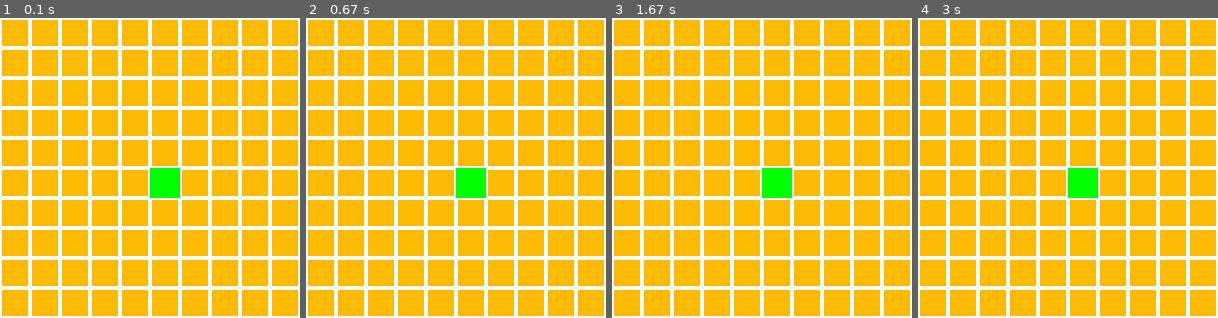
Above: before the commit, frames 1-4 (left to right).
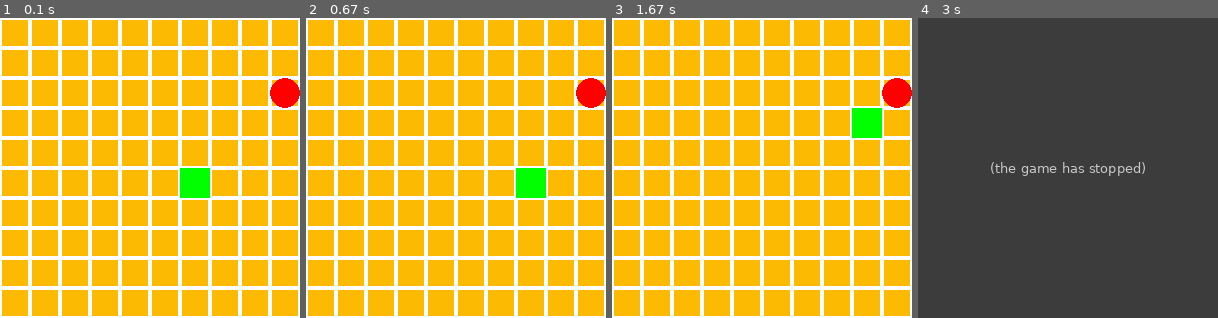
Above: after the commit, the same moments.

Repository: olesia-kuzina/PyGame_project
Game: pygame game, started from main.py
Same seed, same stepped clock (60 frames per second), same inputs: the game is played once before the commit and once after it.
Inputs:
- Up to frame 1 (0.1 s): no input
- Up to frame 2 (0.67 s): hold Right from 0.33 s (still down)
- Up to frame 3 (1.67 s): release Right at 0.8 s; hold Up 0.83-1.33 s; hold Right from 1.37 s (still down)
- Up to frame 4 (3 s): release Right at 2.1 s

The runs differ from the first frame. In frame 1, 2.8% of the frame differs, in the area x 50-100%, y 20-60%; in frame 2, 2.8%; in frame 3, 2.8%; in frame 4, 100%, in the area x 0-100%, y 0-100%.
After the commit the program exited at 2.33 s; later frames show no game.

Commit message:
движение и увеличение змейки, генерация яблолчек

Diff:
--- a/main.py
+++ b/main.py
@@ -1,4 +1,5 @@
 import pygame
+import random
 
 
 class Board:
@@ -28,6 +29,47 @@
             pygame.draw.rect(screen, self.color, (i[0] * self.cell_size, i[1] * self.cell_size, self.cell_size,
                                                   self.cell_size))
 
+    def move(self):
+        x_head, y_head = self.body[0]
+        x_direction, y_direction = self.direction
+        new_head = (x_head + x_direction, y_head + y_direction)
+        self.body.insert(0, new_head)
+        self.body.pop()
+
+    def new_direction(self, new_dir):
+        if (self.direction[0] + new_dir[0] != 0) or (self.direction[1] + new_dir[1] != 0):
+            self.direction = new_dir
+
+    def check_collision(self, width: int, height: int):
+        if not (0 <= self.body[0][0] < width and 0 <= self.body[0][-1] < height):
+            return True
+        elif self.body[0] in self.body[1:]:
+            return True
+        return False
+
+    def grow(self):
+        self.body.append(self.body[-1])
+
+
+class Apple:
+    def __init__(self, grid_width: int, grid_height: int, cell_size: int, body_snake: list):
+        self.grid_width = grid_width
+        self.grid_height = grid_height
+        self.cell_size = cell_size
+        self.position = self.generate_position(body_snake)
+
+    def generate_position(self, body_snake: list):
+        while True:
+            x = random.randint(0, self.grid_width - 1)
+            y = random.randint(0, self.grid_height - 1)
+            if (x, y) not in body_snake:
+                return x, y
+
+    def render(self, screen):
+        pygame.draw.circle(screen, 'red', (self.position[0] * self.cell_size + self.cell_size // 2,
+                                           self.position[1] * self.cell_size + self.cell_size // 2),
+                           self.cell_size // 2)
+
 
 def main():
     pygame.init()
@@ -39,18 +81,38 @@
     screen = pygame.display.set_mode((screen_width, screen_height))
     pygame.display.set_caption("Snake")
     clock = pygame.time.Clock()
-    fps = 30
+    fps = 3
     board = Board(height=grid_height, width=grid_width, cell_size=cell_size)
     snake = Snake(cell_size=cell_size)
+    apple = Apple(grid_width, grid_height, cell_size, snake.body)
     running = True
     while running:
         for event in pygame.event.get():
             if event.type == pygame.QUIT:
                 running = False
+            elif event.type == pygame.KEYDOWN:
+                if event.key == pygame.K_UP:
+                    snake.new_direction((0, -1))
+                elif event.key == pygame.K_DOWN:
+                    snake.new_direction((0, 1))
+                elif event.key == pygame.K_LEFT:
+                    snake.new_direction((-1, 0))
+                elif event.key == pygame.K_RIGHT:
+                    snake.new_direction((1, 0))
+        snake.move()
+        if apple.position == snake.body[0]:
+            print(2)
+            snake.grow()
+            apple.position = apple.generate_position(snake.body)
+        else:
+            if snake.check_collision(width=grid_width, height=grid_height):
+                running = False
+                print('GAME OVER')
 
         screen.fill((252, 186, 3))
         board.render(screen)
         snake.render(screen)
+        apple.render(screen)
         pygame.display.flip()
         clock.tick(fps)
 
